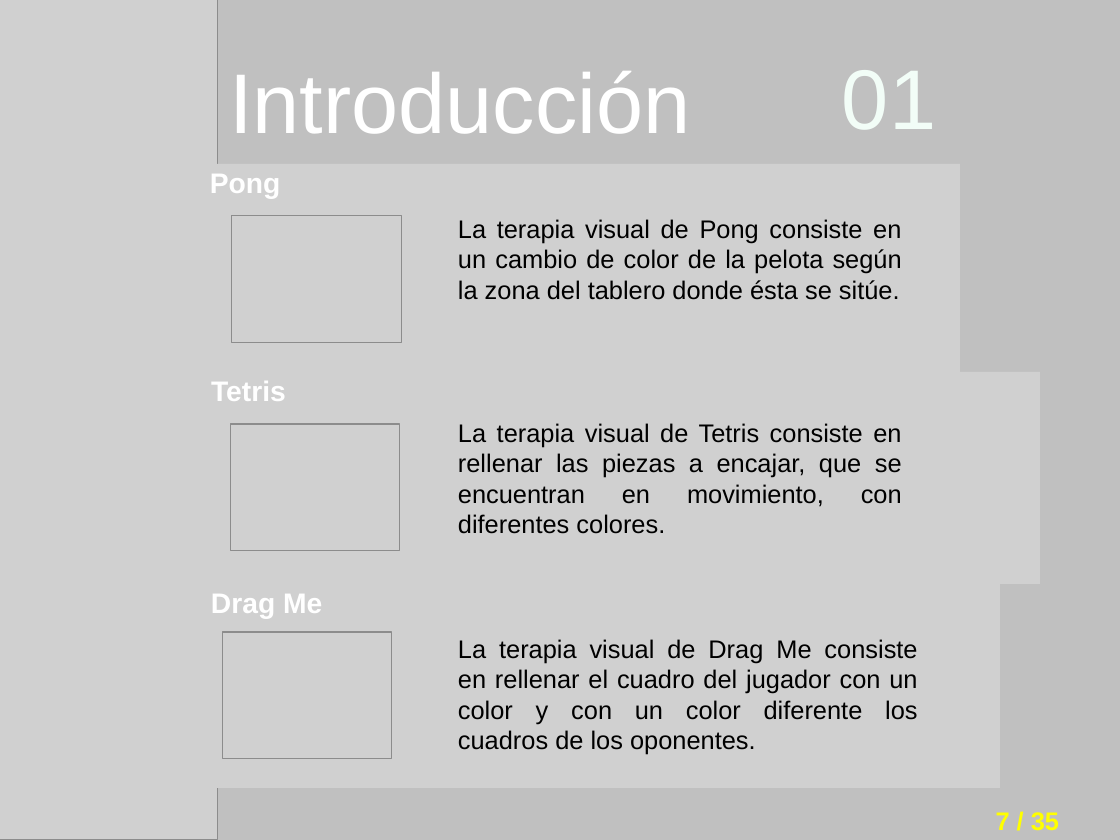
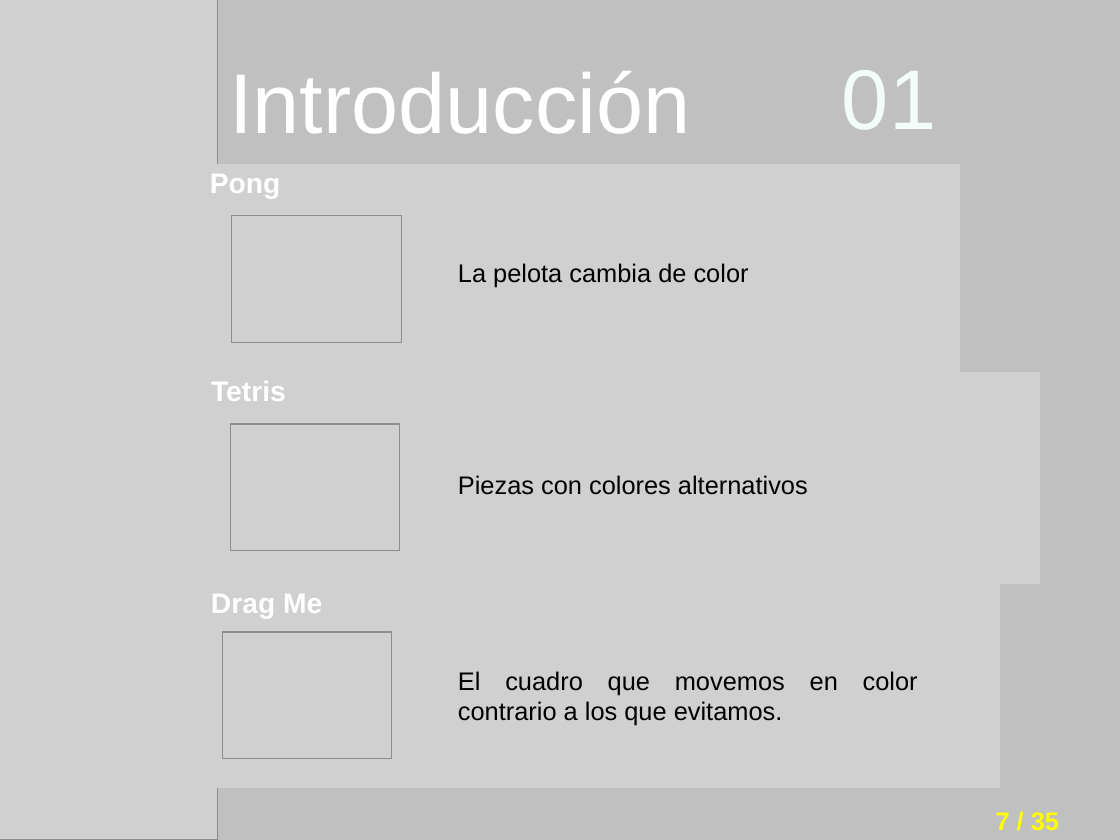
Before and after one commit to i62navpm/PFCweb, a slide deck: slide 7 of Documentación/Presentación.odp. Drawn at 1120x840 pixels with LibreOffice and Linux fonts; fonts in the diff are those of the drawing; grey boxes stand for pictures; background and template pictures are left out. Boxes give left, top, right and bottom in pixels: in the first picture for what was removed or moved away, otherwise in the second. Text is boxed around its words. In the diff, an @@ line names an element or a change of style, - is before the commit and + after.

Commit message:
Cambios en presentación

```diff
--- a/Documentación/Presentación.odp
+++ b/Documentación/Presentación.odp
@@ text removed at [458, 219, 902, 300] @@
-La terapia visual de Pong consiste en un cambio de color de la pelota según la zona del tablero donde ésta se sitúe.
@@ text added at [458, 263, 749, 287], 18 pt, text #000000 @@
+La pelota cambia de color
@@ text at [458, 475, 808, 495]: text changed @@
-La terapia visual de Tetris consiste en rellenar las piezas a encajar, que se encuentran en movimiento, con diferentes colores.
+Piezas con colores alternativos
@@ text at [458, 671, 918, 726]: text changed @@
-La terapia visual de Drag Me consiste en rellenar el cuadro del jugador con un color y con un color diferente los cuadros de los oponentes.
+El cuadro que movemos en color contrario a los que evitamos.
```
Also in this commit, not shown: 19 other slides changed.
